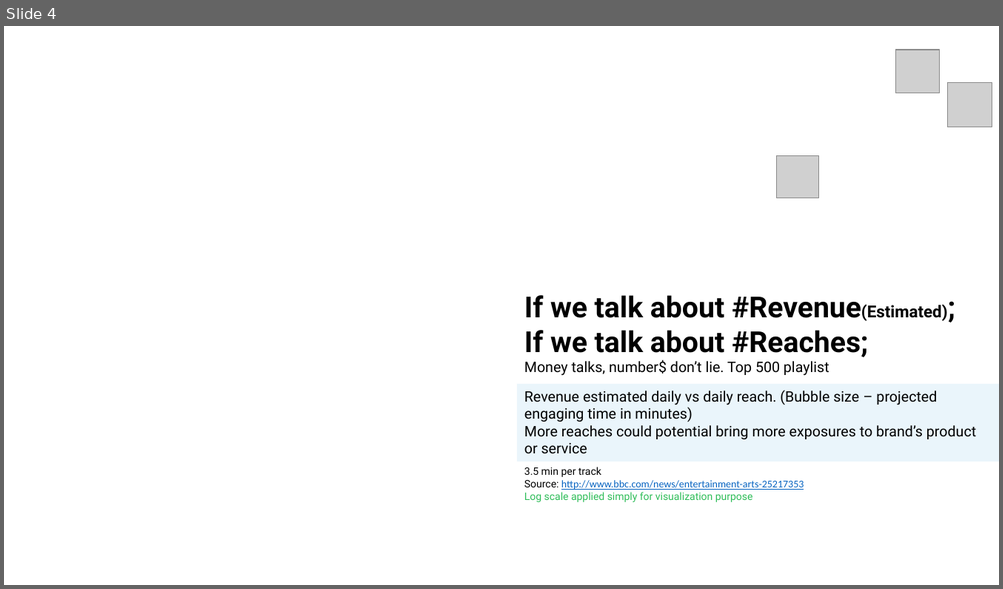
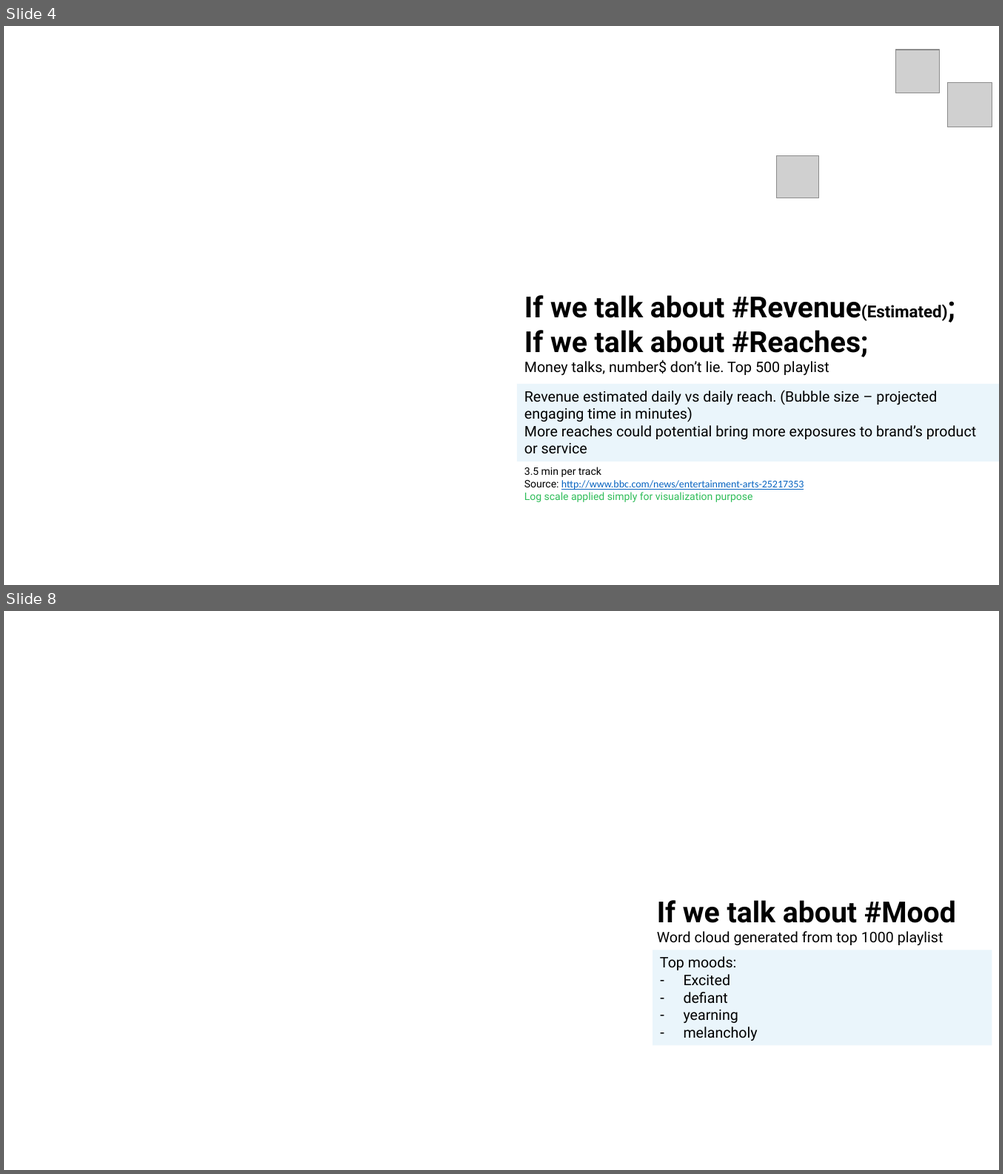
Before and after one commit to alonnir/playlist_summary_analysis, a slide deck: Presentation.pptx. Shown one above the other, each under a label of ours: slide 4 before the commit, slides 4 and 8 after it; the slides between them are not shown. The pictures are 1003x589 and 1003x1174 pixels, drawn with LibreOffice and Linux fonts; fonts in the diff are those of the drawing; grey boxes stand for pictures; background and template pictures are left out. Boxes give left, top, right and bottom in pixels: in the first picture for what was removed or moved away, otherwise in the second. Text is boxed around its words. In the diff, an @@ line names an element or a change of style, - is before the commit and + after.

```diff
--- a/Presentation.pptx
+++ b/Presentation.pptx
@@ slide 8 added at [4, 611, 999, 1170], background picture (left out) @@
@@ text added at [657, 900, 956, 945], 14 pt, text #000000 @@
+If we talk about #Mood
+Word cloud generated from top 1000 playlist
@@ rectangle added at [652, 951, 992, 1046], fill #EAF5FB, 14 pt, text #000000 @@
+Top moods:
+– Excited
+– defiant
+– yearning
+– melancholy
```
Also in this commit, not shown: 4 slides changed, 9 other slides added, 34 other files.
